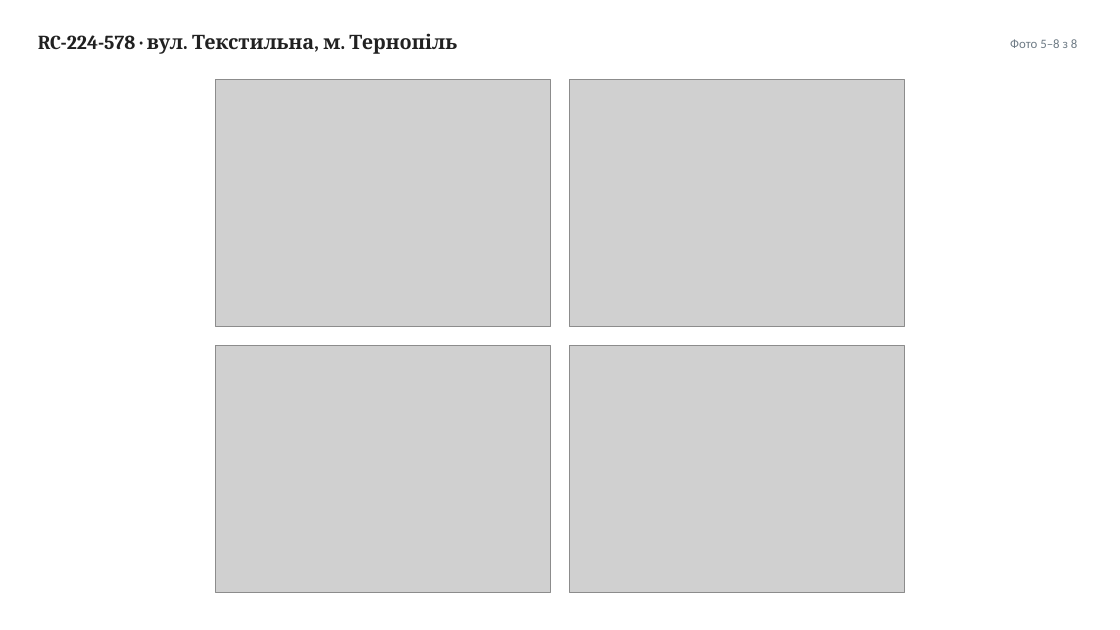
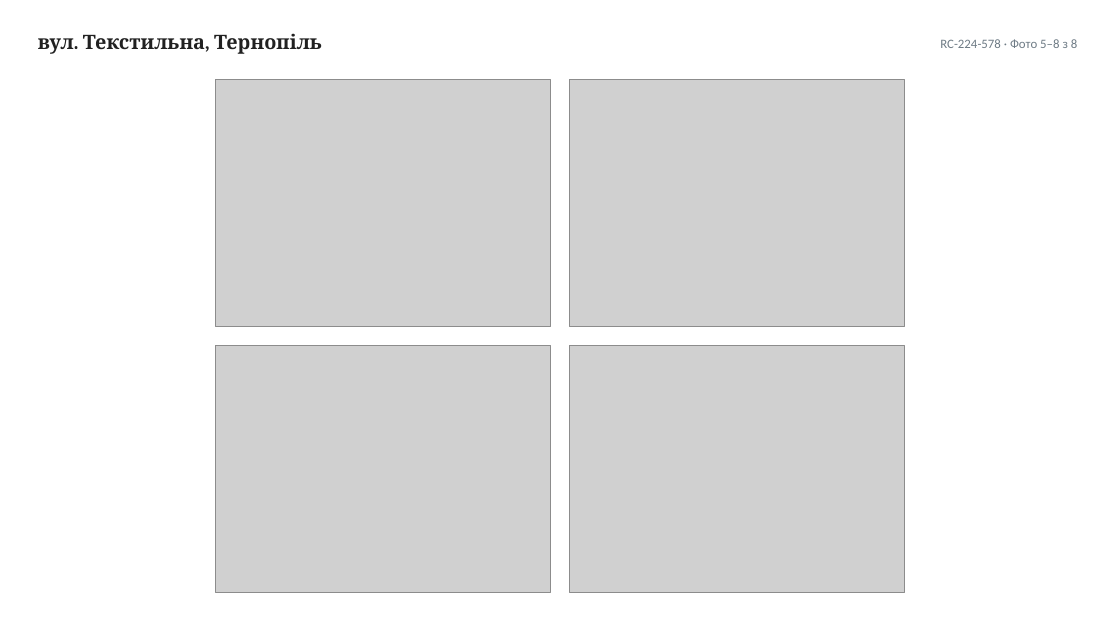
Before and after one commit to IllyaChaplygin/Chaplygin-Illya, a slide deck: slide 11 of Sklady-Ternopil-4-obiekty.pptx. Drawn at 1120x630 pixels with LibreOffice and Linux fonts; fonts in the diff are those of the drawing; grey boxes stand for pictures. Boxes give left, top, right and bottom in pixels: in the first picture for what was removed or moved away, otherwise in the second. Text is boxed around its words. In the diff, an @@ line names an element or a change of style, - is before the commit and + after.

```diff
--- a/Sklady-Ternopil-4-obiekty.pptx
+++ b/Sklady-Ternopil-4-obiekty.pptx
@@ text at [38, 33, 322, 54]: text changed @@
-RC-224-578 · вул. Текстильна, м. Тернопіль
+вул. Текстильна, Тернопіль
@@ text at [940, 39, 1077, 48]: text changed @@
-Фото 5–8 з 8
+RC-224-578 · Фото 5–8 з 8
```
Also in this commit, not shown: 16 other slides changed.
